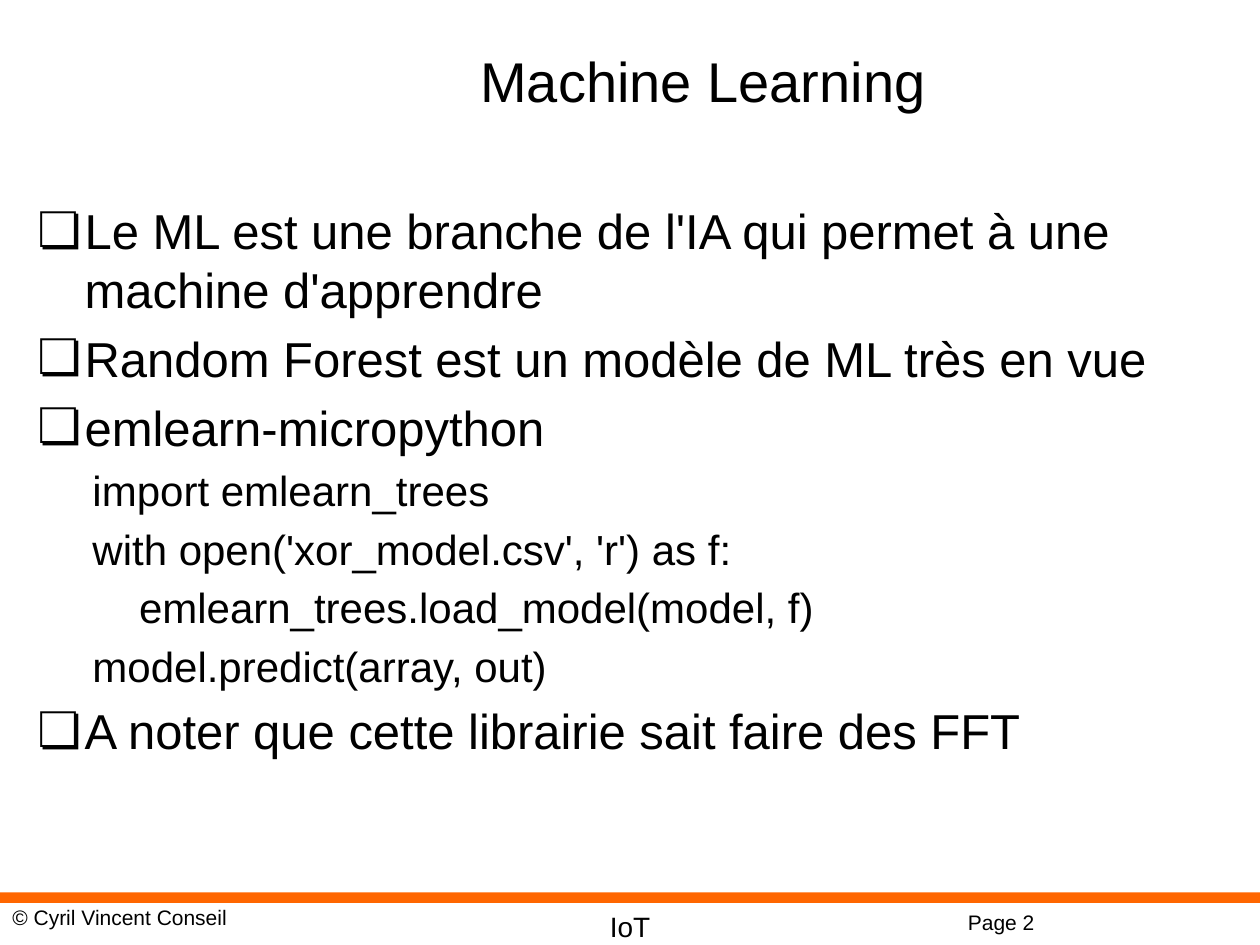
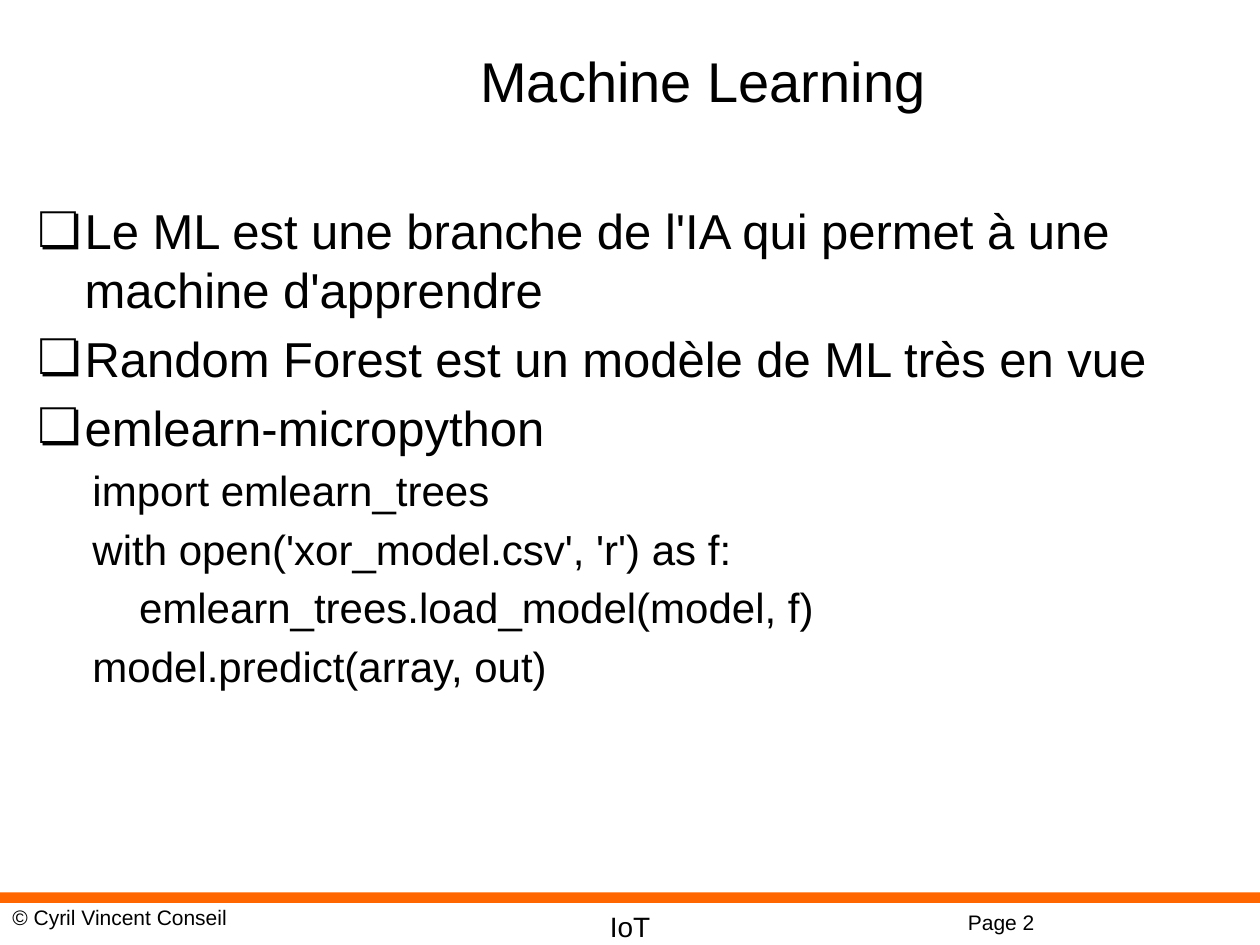
Before and after one commit to cyrilvincent/IoT, a slide deck: slide 2 of ppt/IoT30-AI.pptx. Drawn at 1260x945 pixels with LibreOffice and Linux fonts; fonts in the diff are those of the drawing; background and template pictures are left out. Boxes give left, top, right and bottom in pixels: in the first picture for what was removed or moved away, otherwise in the second. Text is boxed around its words. In the diff, an @@ line names an element or a change of style, - is before the commit and + after.

```diff
--- a/ppt/IoT30-AI.pptx
+++ b/ppt/IoT30-AI.pptx
@@ text at bbox=[85, 713, 1020, 760]: paragraph removed @@
-❏ A noter que cette librairie sait faire des FFT
```
Also in this commit, not shown: 1 other slide changed, 2 slides added, 24 other files.
